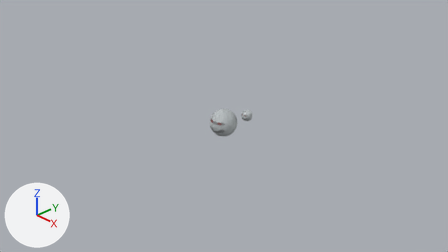
Two versions of the Blender file resources/Enemy/Enemy.blend, one commit apart.
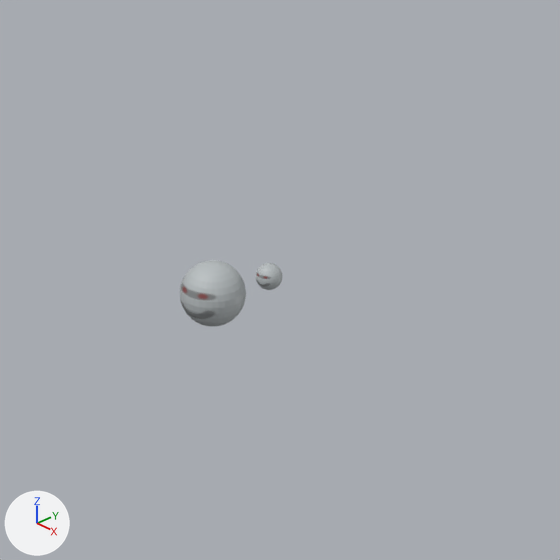
Each version is shown from the file's camera 'Camera', then close up on the part from 30% to 82% of the width and 0% to 93% of the height. The axes (+X, +Y, +Z) are drawn at lower left. The lights are the same throughout.

Names of what the first close-up shows: '球', '球.001'.
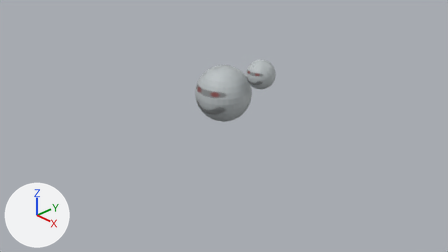
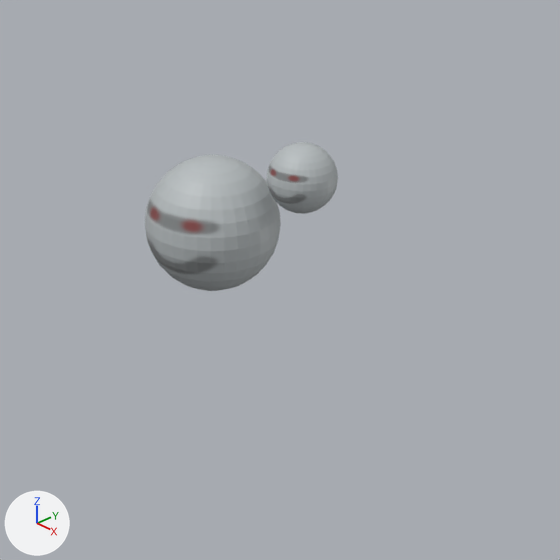
Pixel boxes [x1, y1, x2, y2] of what changed, in the close-ups (560 x 560 px):
'球.001', moved, rescaled (104% wider, 101% taller): before [180, 260, 246, 327]; after [145, 155, 281, 291]
'球', moved, rescaled (167% wider, 161% taller): before [256, 263, 282, 290]; after [267, 142, 338, 214]

The change, as a diff of the scene's bpy script:
```diff
--- a/resources/Enemy/Enemy.blend.py
+++ b/resources/Enemy/Enemy.blend.py
@@ ob_球 @@
 ob_球 = bpy.data.objects.new('球', me_球_004)
-ob_球.location = (0.354, 0.24, 0.187)
-ob_球.scale = (0.1, 0.1, 0.1)
+ob_球.location = (0.664, 0.24, 1.061)
+ob_球.scale = (0.25, 0.25, 0.25)
@@ ob_球_001 @@
 ob_球_001 = bpy.data.objects.new('球.001', me_球_005)
-ob_球_001.location = (0.0, 0.0, 0.0)
-ob_球_001.scale = (0.25, 0.25, 0.25)
+ob_球_001.location = (0.0, 0.0, 0.578)
+ob_球_001.scale = (0.5, 0.5, 0.5)
```
